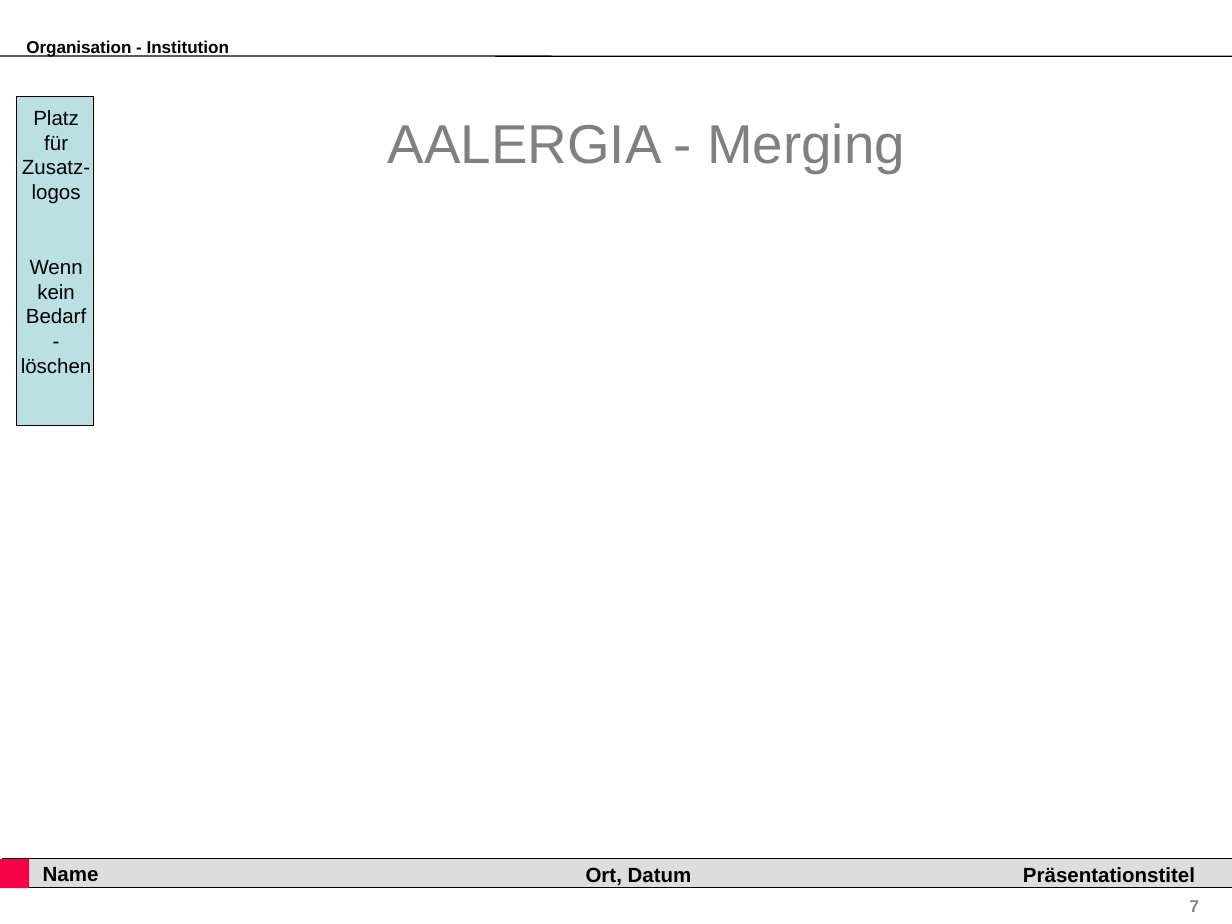
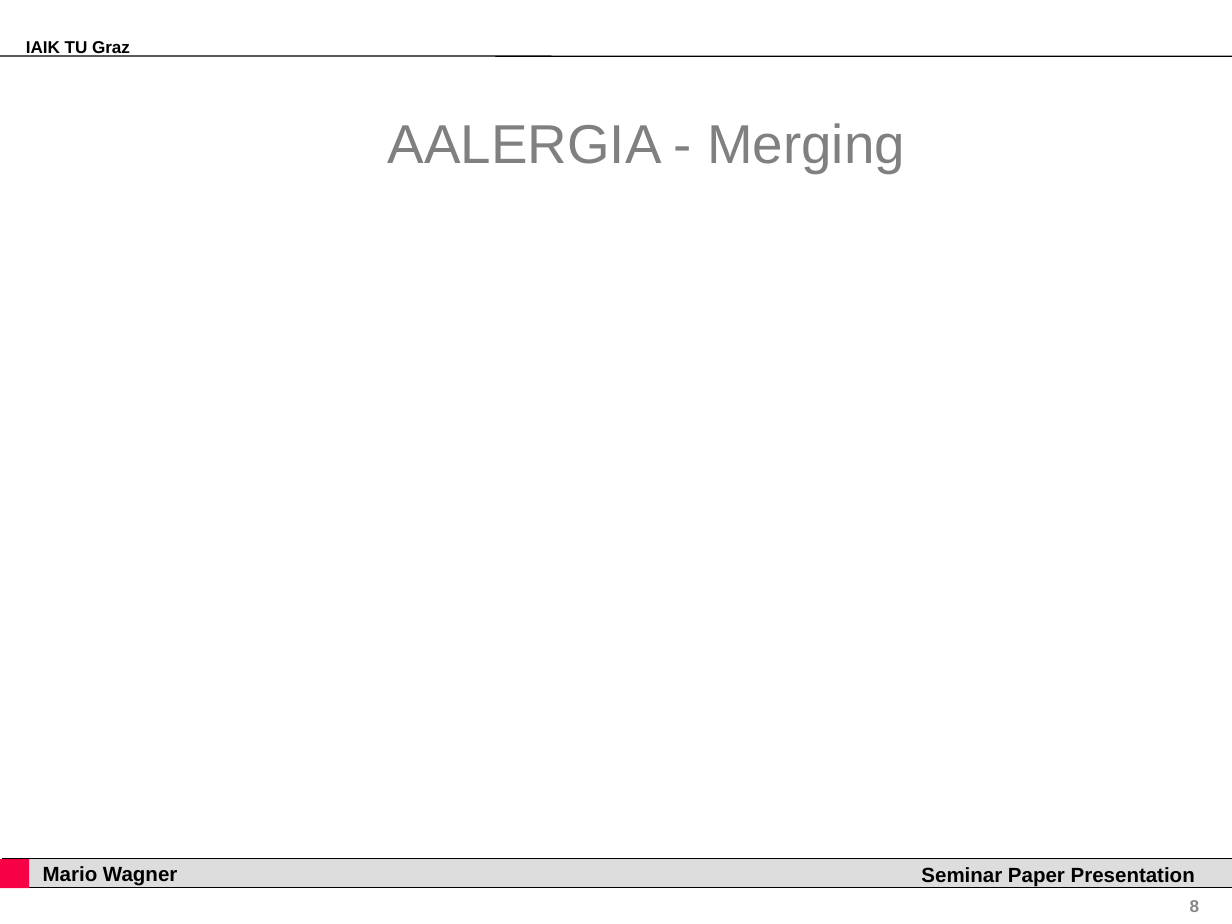
Before and after one commit to grashupfa/seminar, a slide deck: slide 8 of presentation/seminarpaper.ppt (slide 7 before the commit). Drawn at 1232x924 pixels with LibreOffice and Linux fonts; fonts in the diff are those of the drawing; background and template pictures are left out. Boxes give left, top, right and bottom in pixels: in the first picture for what was removed or moved away, otherwise in the second. Text is boxed around its words. In the diff, an @@ line names an element or a change of style, - is before the commit and + after.

```diff
--- a/presentation/seminarpaper.ppt
+++ b/presentation/seminarpaper.ppt
@@ text removed at bbox=[26, 40, 229, 57] @@
-Organisation - Institution
@@ text added at bbox=[26, 41, 130, 57], 10 pt, text #000000, bold @@
+IAIK TU Graz
@@ rectangle removed at bbox=[16, 96, 94, 426] @@
@@ text removed at bbox=[21, 110, 92, 374] @@
-Platz
-für
-Zusatz-
-logos
-Wenn
-kein
-Bedarf
--
-löschen
@@ text in rectangle at bbox=[43, 866, 177, 886]: text changed @@
-Name
+Mario Wagner
@@ text removed at bbox=[586, 867, 692, 885] @@
-Ort, Datum
@@ text added at bbox=[921, 867, 1195, 887], 12 pt, text #000000, bold @@
+Seminar Paper Presentation
@@ text removed at bbox=[1023, 867, 1195, 883] @@
-Präsentationstitel
@@ page number at bbox=[1190, 900, 1200, 912]: text changed @@
-7
+8
```
Also in this commit, not shown: 6 other slides changed, 10 slides added, 5 slides removed.
